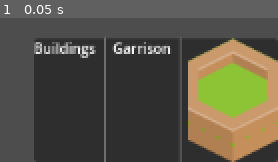
Above: before the commit, frame 1.
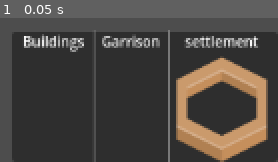
Above: after the commit, the same moment.

Repository: martinspp/civ-clone-thing
Game: Godot game, scene res://scenes/UI/Play/SettlementUI.tscn
Two runs of this game, one before a commit and one after it. Both use one fixed random seed, a clock stepped at 60 frames per second and the inputs below. This scene is started directly instead of the project's main scene.
Inputs:
- Up to frame 1 (0.05 s): no input

The runs differ from the first frame. In frame 1, 39% of the frame differs, in the area x 4-100%, y 8-100%.

Commit message:
player label

Diff:
--- a/scenes/UI/Play/SettlementUI.tscn
+++ b/scenes/UI/Play/SettlementUI.tscn
@@ -1,6 +1,5 @@
 [gd_scene load_steps=6 format=3 uid="uid://coieytpvwdpo8"]
 
-[ext_resource type="Texture2D" uid="uid://cfinei4vv7t42" path="res://sprites/hex/tileGrass.png" id="1_lh6tx"]
 [ext_resource type="Script" path="res://scripts/ui/SettlementUI.gd" id="1_wpaio"]
 [ext_resource type="Texture2D" uid="uid://dmvr0u8jlmyt7" path="res://sprites/objects/settlement/woodRing.png" id="2_onurx"]
 
@@ -10,7 +9,10 @@
 [sub_resource type="LabelSettings" id="LabelSettings_7wlkl"]
 font_size = 10
 
-[node name="SettlementUI" type="Control" node_paths=PackedStringArray("buildings_list_container", "garrison_container")]
+[sub_resource type="LabelSettings" id="LabelSettings_oxt7x"]
+font_size = 10
+
+[node name="SettlementUI" type="Control" node_paths=PackedStringArray("buildings_list_container", "garrison_container", "settlement_name")]
 layout_mode = 3
 anchors_preset = 12
 anchor_top = 1.0
@@ -21,6 +23,7 @@
 script = ExtResource("1_wpaio")
 buildings_list_container = NodePath("PanelContainer/HBoxContainer/VBoxContainer/ScrollContainer/BuildingsListContainer")
 garrison_container = NodePath("PanelContainer/HBoxContainer/GarrisonSectionContainer/GarrisonContainer")
+settlement_name = NodePath("PanelContainer/HBoxContainer/VBoxContainer2/SettlementName")
 
 [node name="PanelContainer" type="PanelContainer" parent="."]
 layout_mode = 1
@@ -36,6 +39,11 @@
 metadata/_edit_use_anchors_ = true
 
 [node name="HBoxContainer" type="HBoxContainer" parent="PanelContainer"]
+layout_mode = 2
+
+[node name="VSeparator4" type="VSeparator" parent="PanelContainer/HBoxContainer"]
+auto_translate_mode = 1
+modulate = Color(1, 1, 1, 0)
 layout_mode = 2
 
 [node name="VBoxContainer" type="VBoxContainer" parent="PanelContainer/HBoxContainer"]
@@ -76,15 +84,22 @@
 [node name="VSeparator" type="VSeparator" parent="PanelContainer/HBoxContainer"]
 layout_mode = 2
 
-[node name="PanelContainer" type="AspectRatioContainer" parent="PanelContainer/HBoxContainer"]
+[node name="VBoxContainer2" type="VBoxContainer" parent="PanelContainer/HBoxContainer"]
 layout_mode = 2
-alignment_vertical = 0
+alignment = 1
 
-[node name="HexSprite" type="TextureRect" parent="PanelContainer/HBoxContainer/PanelContainer"]
+[node name="SettlementName" type="Label" parent="PanelContainer/HBoxContainer/VBoxContainer2"]
 layout_mode = 2
-texture = ExtResource("1_lh6tx")
-stretch_mode = 2
+text = "settlement"
+label_settings = SubResource("LabelSettings_oxt7x")
+horizontal_alignment = 1
 
-[node name="SettlementSprite" type="TextureRect" parent="PanelContainer/HBoxContainer/PanelContainer"]
+[node name="SettlementSprite" type="TextureRect" parent="PanelContainer/HBoxContainer/VBoxContainer2"]
 layout_mode = 2
+size_flags_horizontal = 8
 texture = ExtResource("2_onurx")
+
+[node name="VSeparator3" type="VSeparator" parent="PanelContainer/HBoxContainer"]
+auto_translate_mode = 1
+modulate = Color(1, 1, 1, 0)
+layout_mode = 2
--- a/scripts/services/GameService.gd
+++ b/scripts/services/GameService.gd
@@ -24,6 +24,7 @@
 
 	settlement_ui = settlement_ui_scene.instantiate()
 	$"../CanvasLayer".add_child(settlement_ui)
+	settlement_ui._update_settlement(null)
 
 	PlayEventBus.hex_clicked.connect(hex_click_event)
 	PlayEventBus.settlement_unhighlighted.connect(unfocus_settlement)
--- a/scripts/ui/SettlementUI.gd
+++ b/scripts/ui/SettlementUI.gd
@@ -4,6 +4,7 @@
 
 @export var buildings_list_container : VBoxContainer
 @export var garrison_container: GridContainer
+@export var settlement_name: Label
 
 var _settlement: Settlement
 
@@ -20,6 +21,7 @@
 		_settlement = settlement
 		_populate_buildings_list()
 		_populate_garrison()
+		_update_settlement_label()
 		visible = true
 	else:
 		_clear_lists()
@@ -56,3 +58,10 @@
 		new_button.text = unit.unit_data.unit_name.capitalize()
 		garrison_container.add_child(new_button)
 		#TODO connect to the global signal to select the garrisoned unit
+
+func _update_settlement_label() -> void:
+	if _settlement:
+		settlement_name.text = _settlement.settlement_data.settlement_name
+		settlement_name.modulate = _settlement.settlement_data.owned_player.color
+	else:
+		settlement_name.text = ""
